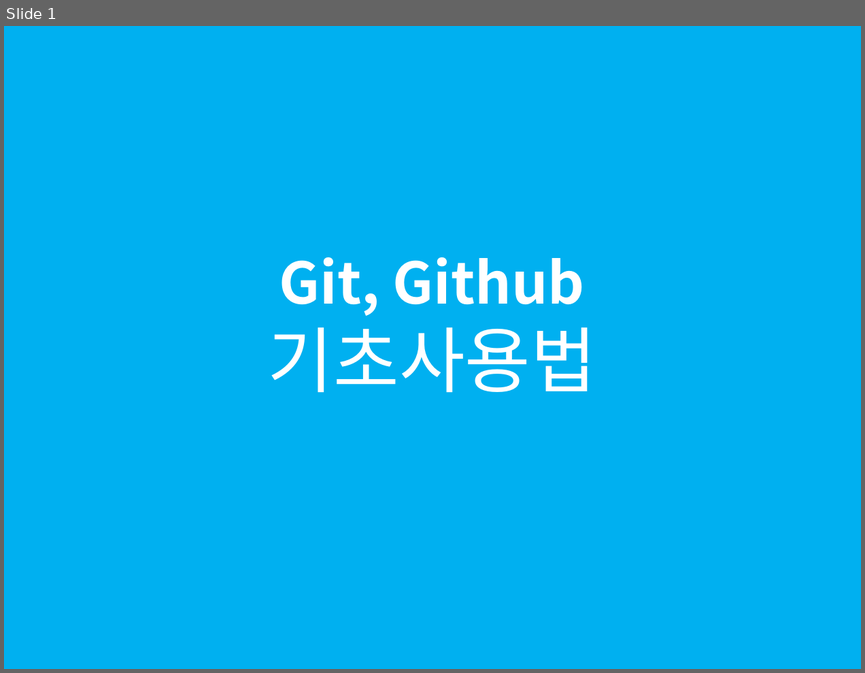
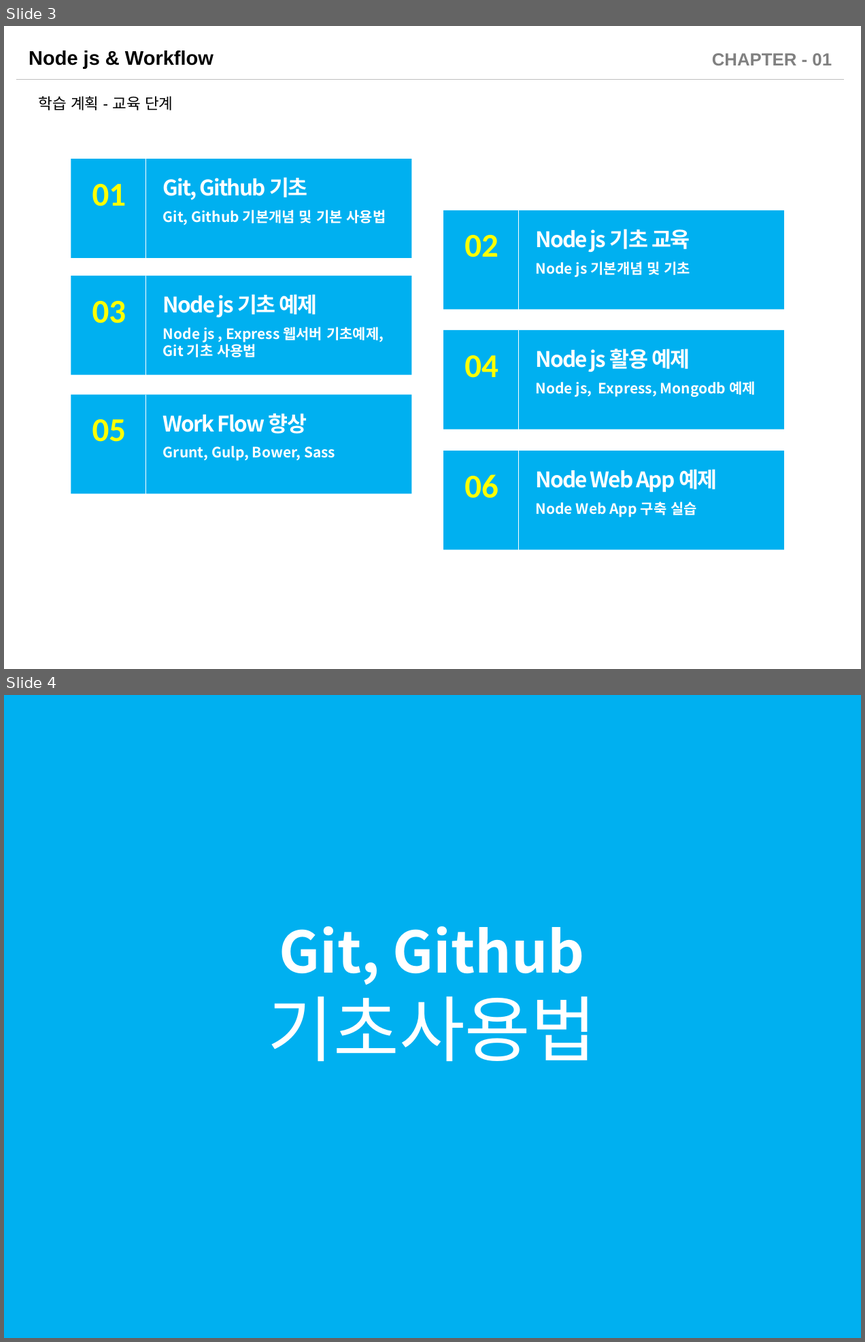
Before and after one commit to sabin21/NodeJS_Workflow_Study, a slide deck: CH00_Git_Github.pptx. Shown one above the other, each under a label of ours: slide 1 before the commit, slides 3 and 4 after it. The pictures are 865x673 and 865x1342 pixels, drawn with LibreOffice and Linux fonts; fonts in the diff are those of the drawing. Boxes give left, top, right and bottom in pixels: in the first picture for what was removed or moved away, otherwise in the second. Text is boxed around its words. In the diff, an @@ line names an element or a change of style, - is before the commit and + after.

```diff
--- a/CH00_Git_Github.pptx
+++ b/CH00_Git_Github.pptx
@@ slide 3 added at (4,26,861,669), background #FFFFFF @@
@@ text added at (28,50,213,69), 16.6 pt, text #000000, bold @@
+Node js & Workflow
@@ text added at (712,53,832,65), 14.8 pt, text #808080, bold @@
+CHAPTER - 01
@@ line added from (17, 79) to (844, 79), #BFBFBF 0.5 pt @@
@@ text added at (38,96,173,110), 12.9 pt, text #000000 @@
+학습 계획 - 교육 단계
@@ group added at (71,159,412,258): 3 texts, 1 rectangle, 1 line @@
+Git, Github 기초
+01
+Git, Github 기본개념 및 기본 사용법
@@ group added at (443,210,785,310): 3 texts, 1 rectangle, 1 line @@
+Node js 기초 교육
+02
+Node js 기본개념 및 기초
@@ group added at (71,276,412,376): 3 texts, 1 rectangle, 1 line @@
+Node js 기초 예제
+03
+Node js , Express 웹서버 기초예제,
+Git 기초 사용법
@@ group added at (443,330,785,429): 3 texts, 1 rectangle, 1 line @@
+Node js 활용 예제
+04
+Node js, Express, Mongodb 예제
@@ group added at (71,395,412,494): 3 texts, 1 rectangle, 1 line @@
+Work Flow 향상
+05
+Grunt, Gulp, Bower, Sass
@@ group added at (443,450,785,550): 3 texts, 1 rectangle, 1 line @@
+Node Web App 예제
+06
+Node Web App 구축 실습
@@ what was slide 1 is now slide 4 @@
```
Also in this commit, not shown: 3 slides changed, 8 other slides added, 2 other files.
